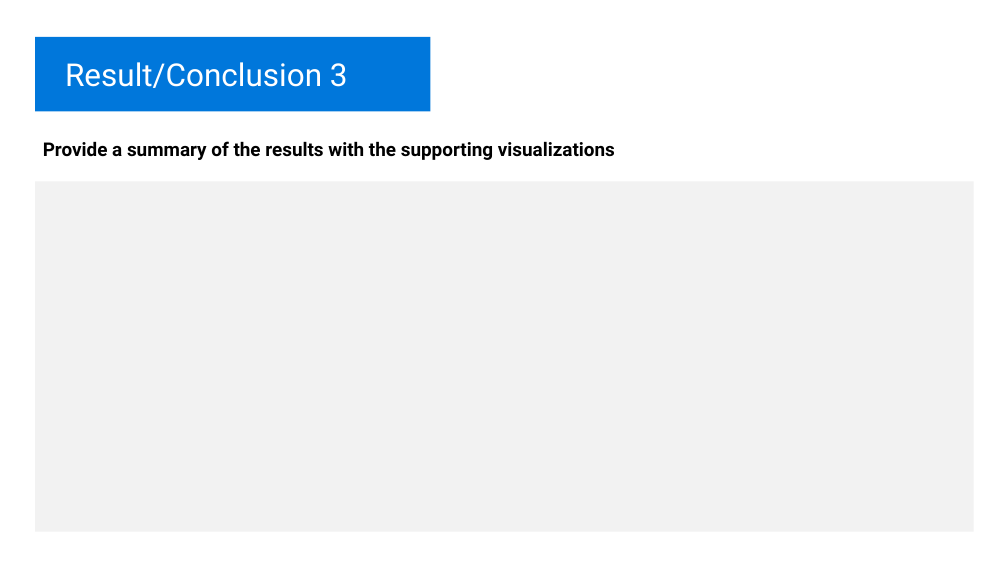
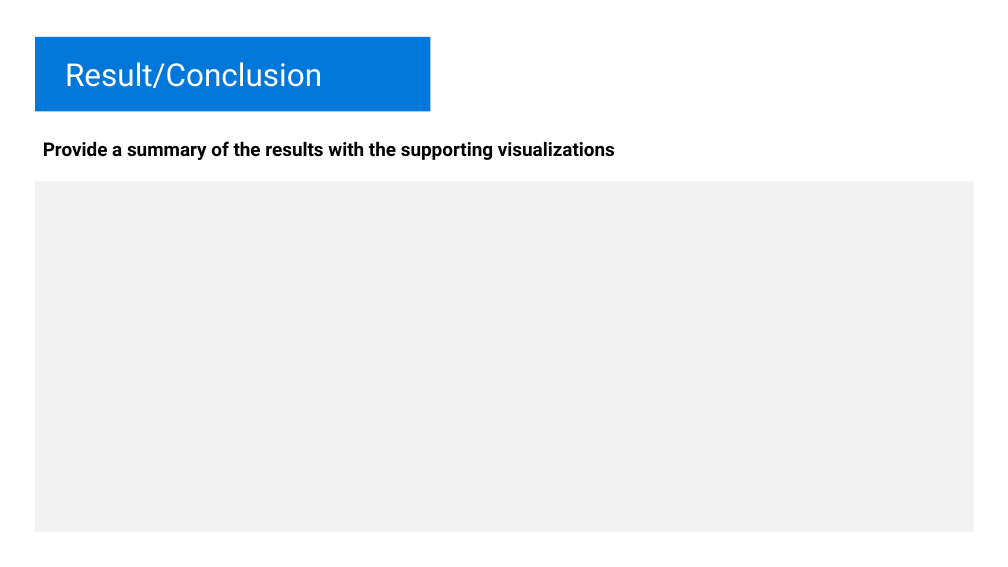
Before and after one commit to tbrown14611/Project_2, a slide deck: slide 8 of Team 3 AI_Bootcamp_Project_2.pptx. Drawn at 1008x567 pixels with LibreOffice and Linux fonts; fonts in the diff are those of the drawing. Boxes give left, top, right and bottom in pixels: in the first picture for what was removed or moved away, otherwise in the second. Text is boxed around its words. In the diff, an @@ line names an element or a change of style, - is before the commit and + after.

```diff
--- a/Team 3 AI_Bootcamp_Project_2.pptx
+++ b/Team 3 AI_Bootcamp_Project_2.pptx
@@ text at box(65, 62, 322, 88): text changed @@
-Result/Conclusion 3
+Result/Conclusion
```
Also in this commit, not shown: 3 other slides changed, 2 slides added, 2 slides removed.
